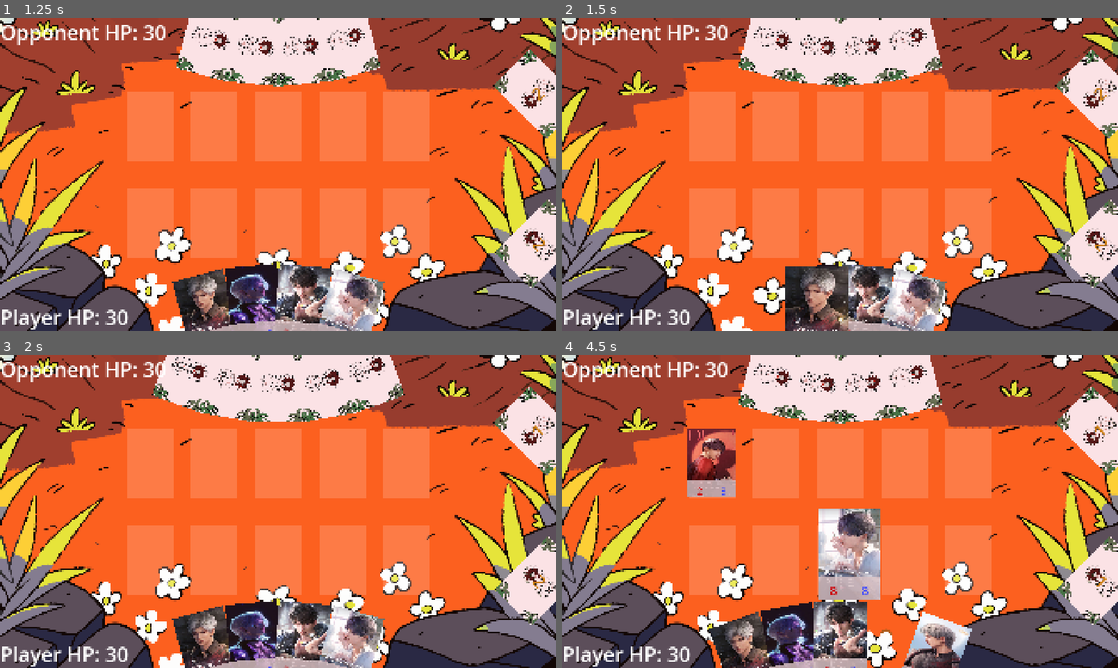
Above: before the commit, frames 1-4 (two rows, left to right).
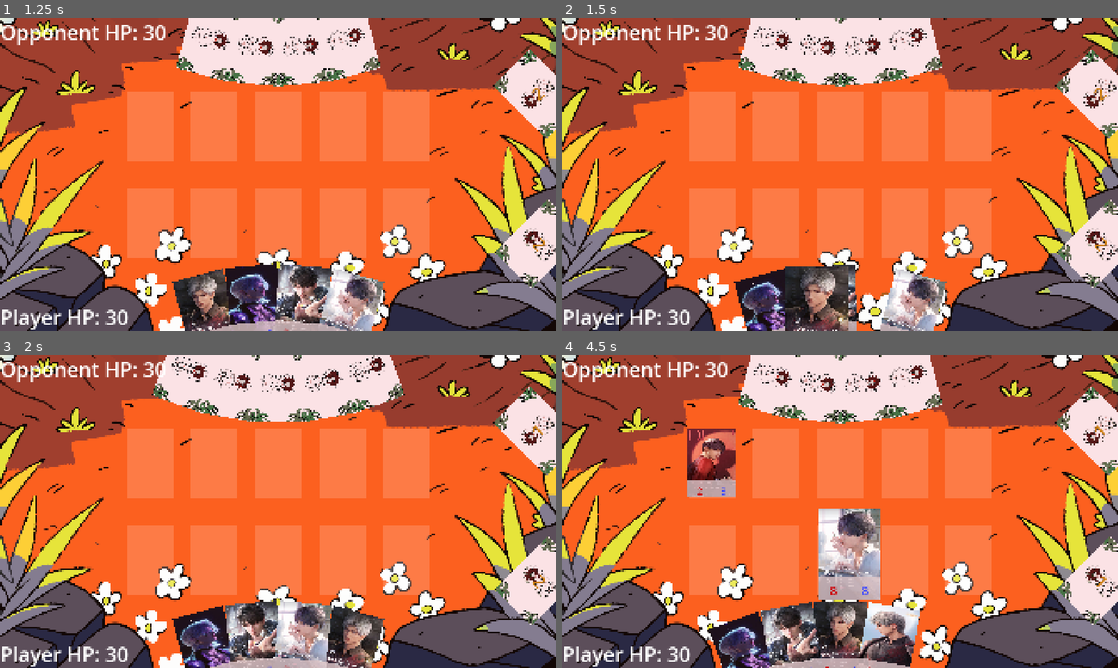
Above: after the commit, the same moments.

Repository: Bupalaoye/DigitDuelNew
Game: Godot game, scene res://Scenes/Main.tscn
The game is run twice, just before and just after one commit, with the same random seed, the same clock (stepped at 60 frames per second) and the same inputs.
Inputs (mouse positions are in pixels of both pictures, inside the frame that each line leads up to):
- Up to frame 1 (1.25 s): click "End Turn" at 0.5 s
- Up to frame 2 (1.5 s): tap Enter at 1.25 s; drag from (767, 312) to (912, 312) at 1.27 s
- Up to frame 3 (2 s): no input
- Up to frame 4 (4.5 s): drag from (817, 639) to (751, 367) at 2.02 s; move the mouse to (862, 639) at 2.77 s; click (862, 639) at 2.92 s; click "End Turn" at 3.5 s; tap Space at 4.25 s; drag from (890, 642) to (773, 373) at 4.27 s

Frame 1 is identical in both runs. In frame 2, 2.8% of the frame differs, in the area x 30-60%, y 78-100%; in frame 3, 5.9%; in frame 4, 7.2%, in the area x 26-74%, y 78-100%.

Commit message:
add draging update place holder

Diff:
--- a/Scripts/CardManager.gd
+++ b/Scripts/CardManager.gd
@@ -18,6 +18,11 @@
 		mouse_pos.y = clampf(mouse_pos.y, 0, screen_size.y)
 		card_being_dragged.position = mouse_pos
 
+		# try update cards in hand placeholder if possible
+		var original_hand = card_being_dragged.current_hand
+		if is_instance_valid(original_hand):
+			original_hand.update_placeholder(mouse_pos)
+
 
 func on_left_mouse_clicked():
 	pass
@@ -29,6 +34,11 @@
 func start_drag(card):
 	card_being_dragged = card
 	card.set_state(card.CardState.DRAGGING)
+
+	# if this card belongs to a hand, notify the hand to start reordering
+	var original_hand = card.current_hand
+	if is_instance_valid(original_hand):
+		original_hand.start_reordering(card)
 
 
 func finish_drag():
@@ -52,7 +62,7 @@
 		else:
 			# 返回到其原始手牌
 			if original_hand:
-				original_hand.add_card_to_hand(card_being_dragged, 0.2) # 使用一个较快的速度返回
+				original_hand.finish_reordering()
 			else:
 				# 如果卡牌没有原始手牌（异常情况），则销毁或放到弃牌堆
 				push_warning("Dragged card has no original hand to return to. Hiding card.")
--- a/Scripts/Hand.gd
+++ b/Scripts/Hand.gd
@@ -18,9 +18,12 @@
 # the max arc angle (in degrees) that the cards will be spread out over
 @export var max_arc_angle: float = 60.0
 
-# MODIFIED: 变量名从 player_hand 改为 cards_in_hand
 var cards_in_hand: Array[Node2D] = []
 
+# record cur dragged card in hand
+var dragged_card_in_hand: Card = null
+# record the index of the placeholder for the dragged card
+var placeholder_index: int = -1
 
 func _ready() -> void:
 	pass
@@ -50,47 +53,104 @@
 		cards_in_hand.erase(card)
 		update_hand_positions(DEFAULT_CARD_MOVE_SPEED)
 
-# --- 这是修复和优化的核心函数 ---
 func update_hand_positions(speed: float):
-	var hand_size = cards_in_hand.size()
-	if hand_size == 0:
+	# create tmp cards list
+	var cards_to_position = cards_in_hand.duplicate()
+	if is_instance_valid(dragged_card_in_hand):
+		# if dragging, remove it from the list to position
+		cards_to_position.erase(dragged_card_in_hand)
+
+	var hand_size = cards_to_position.size()
+
+	# if dragging, the layout size is hand size + 1 (for placeholder)
+	# else just hand size
+	var layout_size = hand_size + 1 if is_instance_valid(dragged_card_in_hand) else hand_size
+	if layout_size == 0:
 		return
 
-	# 1. 计算当前手牌应该展开的总角度
-	# (hand_size - 1) * angle_pre_card 是理论总角度
-	# 我们用 min() 来确保它不会超过设定的最大值 max_arc_angle
-	var total_arc_angle = min((hand_size - 1) * angle_pre_card, max_arc_angle)
-
-	# 2. 计算第一张牌的起始角度
-	# 为了让整个弧形居中，我们将总角度的一半作为负的起始点
+	var total_arc_angle = min((layout_size - 1) * angle_pre_card, max_arc_angle)
 	var start_angle_deg = - total_arc_angle / 2.0
 	if not self.is_player_hand:
-		# 对手卡牌反一下
 		start_angle_deg += 180
-	# 3. 计算每张牌之间的角度步长
-	# 如果只有一张牌，步长为0，它会正好在中间
-	var angle_step_deg = total_arc_angle / (hand_size - 1) if hand_size > 1 else 0
 
-	# 4. 遍历所有手牌，计算并应用它们的新位置和旋转
-	for i in range(hand_size):
-		var card = cards_in_hand[i]
+	var angle_step_deg = total_arc_angle / (layout_size - 1) if layout_size > 1 else 0
 
-		# a. 计算当前卡牌的目标角度
+	var card_idx = 0
+	for i in range(layout_size):
+		# if dragging, skip the placeholder index
+		if is_instance_valid(dragged_card_in_hand) and i == placeholder_index:
+			continue
+
+		# safety check
+		if card_idx >= cards_to_position.size():
+			break
+
+		var card = cards_to_position[card_idx]
+		card_idx += 1
+
 		var card_angle_deg = start_angle_deg + i * angle_step_deg
-		# 将角度转换为弧度，因为Godot的sin/cos函数使用弧度
 		var card_angle_rad = deg_to_rad(card_angle_deg)
 
-		# b. 计算卡牌的目标位置 (极坐标转笛卡尔坐标)
-		# 我们以 arc_center_offset 为圆心，arc_radius 为半径来计算位置
-		# 我们从上方(PI/2)开始计算，所以要减去 card_angle_rad
-		var target_pos: Vector2 = Vector2.ZERO
-		target_pos = arc_center_offset + Vector2(
-			arc_radius * sin(card_angle_rad), # X坐标
-			-1 * arc_radius * cos(card_angle_rad) # Y坐标
+		var target_pos: Vector2 = arc_center_offset + Vector2(
+			arc_radius * sin(card_angle_rad),
+			-1 * arc_radius * cos(card_angle_rad)
 		)
-		# c. update layout
+
 		card.starting_rotation = card_angle_deg
 		card.move_to_layout_transform(target_pos, card_angle_deg, speed)
+
+
+# sort card in hand
+func start_reordering(card: Card):
+	if not is_player_hand: return # only player hand can reorder
+	if card in cards_in_hand:
+		dragged_card_in_hand = card
+		# set placeholder index to current card index else -1
+		placeholder_index = cards_in_hand.find(card)
+		update_hand_positions(0.1)
+
+
+# update placeholder position based on mouse position
+func update_placeholder(mouse_pos: Vector2):
+	if not is_instance_valid(dragged_card_in_hand):
+		return
+
+	var new_index = 0
+	# iterate through cards in hand to find new index
+	for card in cards_in_hand:
+		if card == dragged_card_in_hand:
+			continue
+		# if mouse x is greater than card x position, move to next index
+		if mouse_pos.x > card.global_position.x - (card.display_image.size.x * card.display_image.scale.x / 2):
+			new_index += 1
+
+	# if new index is different from current placeholder index, update and refresh layout
+	if new_index != placeholder_index:
+		placeholder_index = new_index
+		update_hand_positions(0.1)
+
+
+# called by CardManager when drag ends
+func finish_reordering():
+	if not is_instance_valid(dragged_card_in_hand):
+		return
+
+	var card_to_reorder = dragged_card_in_hand
+
+	# clear the dragged card reference
+	dragged_card_in_hand = null
+
+	# remove from current position
+	cards_in_hand.erase(card_to_reorder)
+	# insert at placeholder index
+	cards_in_hand.insert(placeholder_index, card_to_reorder)
+
+	# update the state
+	card_to_reorder.set_state(Card.CardState.IN_HAND)
+
+	# reset placeholder index
+	placeholder_index = -1
+	update_hand_positions(0.2)
 
 func get_highest_attack_card() -> Node2D:
 	# 1. 处理边缘情况：如果手牌是空的，直接返回 null。
